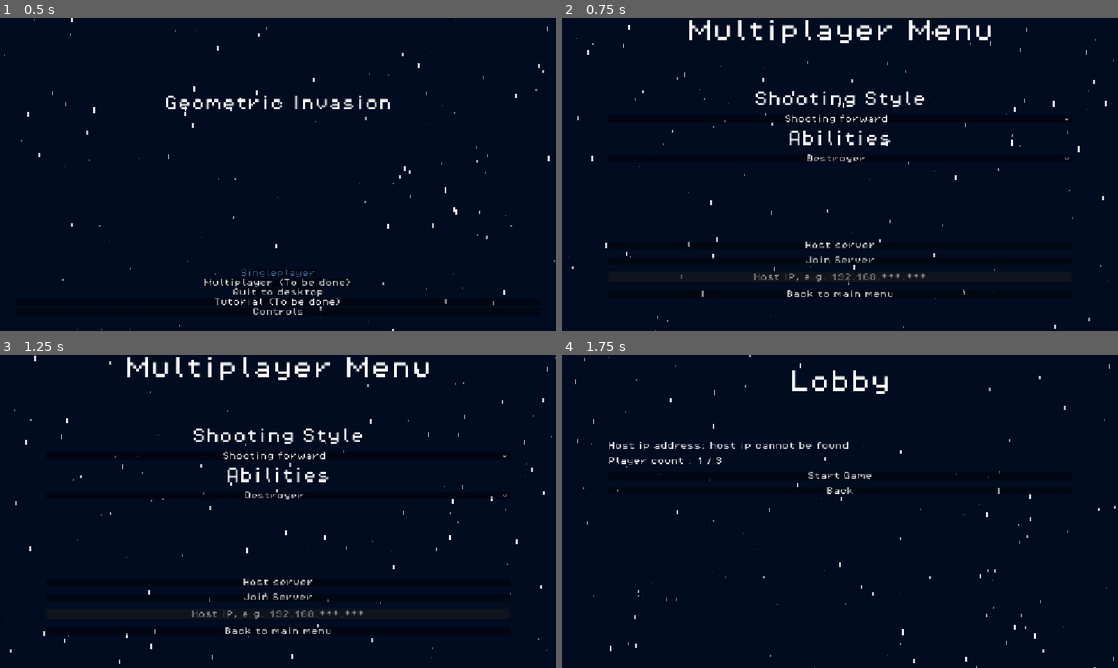
Above: before the commit, frames 1-4 (two rows, left to right).
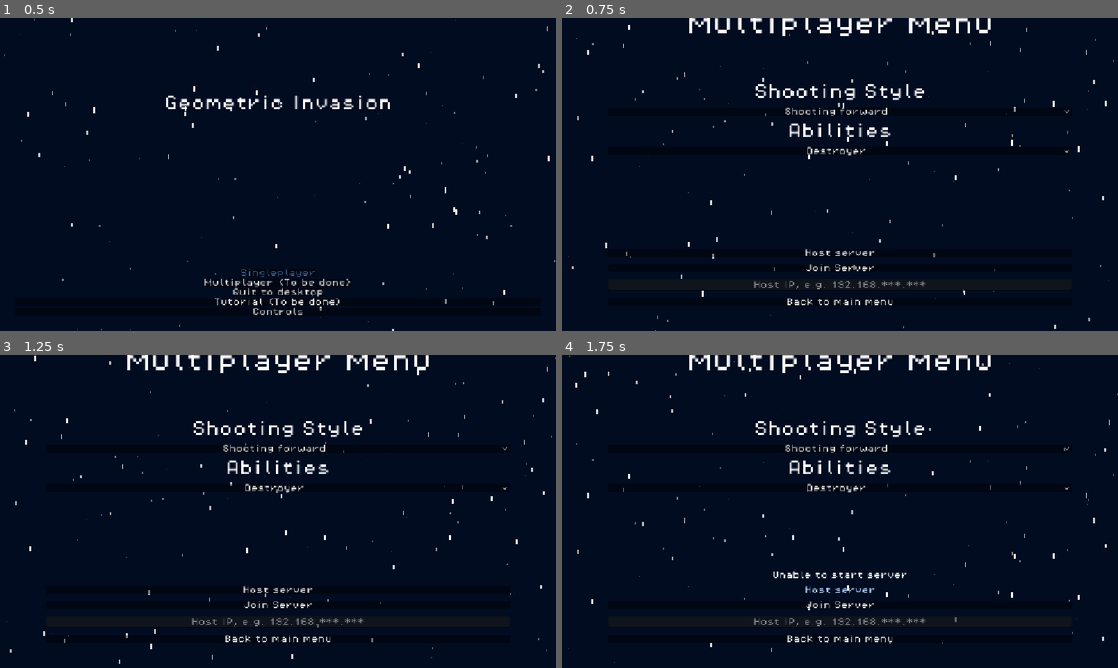
Above: after the commit, the same moments.

Repository: Draftier/Geometric-Invasion-CSS-497
Game: Godot game, scene res://scenes/UI/main_menu.tscn
Same seed, same stepped clock (60 frames per second), same inputs: the game is played once before the commit and once after it. The engine's default icon, where the game draws it, is replaced by a stand-in: a white triangle on a blue panel in a dark square.
Inputs:
- Up to frame 1 (0.5 s): no input
- Up to frame 2 (0.75 s): click "Multiplayer (To be done)" at 0.5 s
- Up to frame 3 (1.25 s): no input
- Up to frame 4 (1.75 s): click "Host server" at 1.25 s

Frame 1 is identical in both runs. In frame 2, 4.5% of the frame differs, in the area x 11-92%, y 0-92%; in frame 3, 4.5%; in frame 4, 4.5%, in the area x 1-100%, y 0-100%.

Commit message:
Added error labels, Added check for invalid ip address, Added text to show server connection lost

Diff:
--- a/geometric-invasion/multiplayer_lobby_menu.gd
+++ b/geometric-invasion/multiplayer_lobby_menu.gd
@@ -2,6 +2,7 @@
 
 @onready var player_count_label = %PlayerCountLabel
 @onready var ip_label = %IPLabel
+@onready var error_label = %ErrorLabel
 
 var num_players : int = 0
 
@@ -21,8 +22,14 @@
 	player_count_label.text = "Player count : " + str(num_players) + " / 3"
 
 func _on_server_disconnected() -> void:
-	print("server shutdown")
 	multiplayer.multiplayer_peer = null
+
+	$MarginContainer/Lobby/MarginContainer/VBoxContainer.hide()
+
+	error_label.text = "Server connection lost"
+	var timer = get_tree().create_timer(1.0)
+	await timer.timeout
+
 	get_tree().change_scene_to_file("res://scenes/UI/multiplayer_choice_menu.tscn")
 
 func _on_back_button_pressed() -> void:
--- a/geometric-invasion/multiplayer_lobby_menu.tscn
+++ b/geometric-invasion/multiplayer_lobby_menu.tscn
@@ -69,5 +69,11 @@
 theme_override_styles/normal = ExtResource("4_hhiqo")
 text = "Back"
 
+[node name="ErrorLabel" type="Label" parent="MarginContainer/Lobby" unique_id=2024606852]
+unique_name_in_owner = true
+layout_mode = 2
+theme_override_font_sizes/font_size = 48
+horizontal_alignment = 1
+
 [connection signal="pressed" from="MarginContainer/Lobby/MarginContainer/VBoxContainer/StartGameButton" to="." method="_on_start_game_button_pressed"]
 [connection signal="pressed" from="MarginContainer/Lobby/MarginContainer/VBoxContainer/BackButton" to="." method="_on_back_button_pressed"]
--- a/geometric-invasion/network_manager.gd
+++ b/geometric-invasion/network_manager.gd
@@ -22,26 +22,27 @@
 		pass
 	return "host ip cannot be found"
 
-func start_server() -> void:
+func start_server() -> bool:
 
 	stop_server()
 
 	peer = ENetMultiplayerPeer.new()
 	var error := peer.create_server(port)
+
 	if error != OK:
 		push_error("Server creation failed: %s" % error_string(error))
+		return false
+
+
 	multiplayer.multiplayer_peer = peer
 
 	server_created.emit()
 
 	is_solo = false
-
+	return true
 
 func start_client(ip_addres : String) -> bool:
 	ip_address = ip_addres
-
-	if ip_addres == "":
-		return false
 
 	peer = ENetMultiplayerPeer.new()
 	var error := peer.create_client(ip_address, port)
--- a/geometric-invasion/scenes/UI/multiplayer_choice_menu.gd
+++ b/geometric-invasion/scenes/UI/multiplayer_choice_menu.gd
@@ -2,25 +2,38 @@
 
 @onready var host_button = %HostButton
 @onready var ip_input = %IpInput
+@onready var error_label = %ErrorLabel
 
 var error
 
 func _on_host_button_pressed() -> void:
-	NetworkManager.start_server()
+	if !NetworkManager.start_server():
+		error_label.text = "Unable to start server"
+		var timer = get_tree().create_timer(1.0)
+		await timer.timeout
+		error_label.text = ""
+		return
+
 	get_tree().change_scene_to_file("res://multiplayer_lobby_menu.tscn")
 
 func _on_join_button_pressed() -> void:
 	var ip_address = ip_input.text
 	#var error = NetworkManager.start_client(ip_address)
 
+	if ip_address == "" or !ip_address.is_valid_ip_address():
+		error_label.text = "Invalid ip_address"
+		var timer = get_tree().create_timer(1.0)
+		await timer.timeout
+		ip_input.clear()
+		error_label.text = ""
+		return
 
 	if !NetworkManager.start_client(ip_address):
+		error_label.text = "Could not start connection"
 		var timer = get_tree().create_timer(1.0)
-		ip_input.text = "Invalid ip_address"
 		await timer.timeout
-		ip_input.clear()
+		error_label.text = ""
 	else:
-		NetworkManager.start_client(ip_address)
 		get_tree().change_scene_to_file("res://multiplayer_lobby_menu.tscn")
 
 
--- a/geometric-invasion/scenes/UI/multiplayer_choice_menu.tscn
+++ b/geometric-invasion/scenes/UI/multiplayer_choice_menu.tscn
@@ -105,6 +105,11 @@
 layout_mode = 2
 theme_override_constants/separation = 15
 
+[node name="ErrorLabel" type="Label" parent="MarginContainer/MultiplayerMenu/MarginContainer/VBoxContainer" unique_id=1805600993]
+unique_name_in_owner = true
+layout_mode = 2
+horizontal_alignment = 1
+
 [node name="HostButton" type="Button" parent="MarginContainer/MultiplayerMenu/MarginContainer/VBoxContainer" unique_id=277408626]
 unique_name_in_owner = true
 layout_mode = 2
